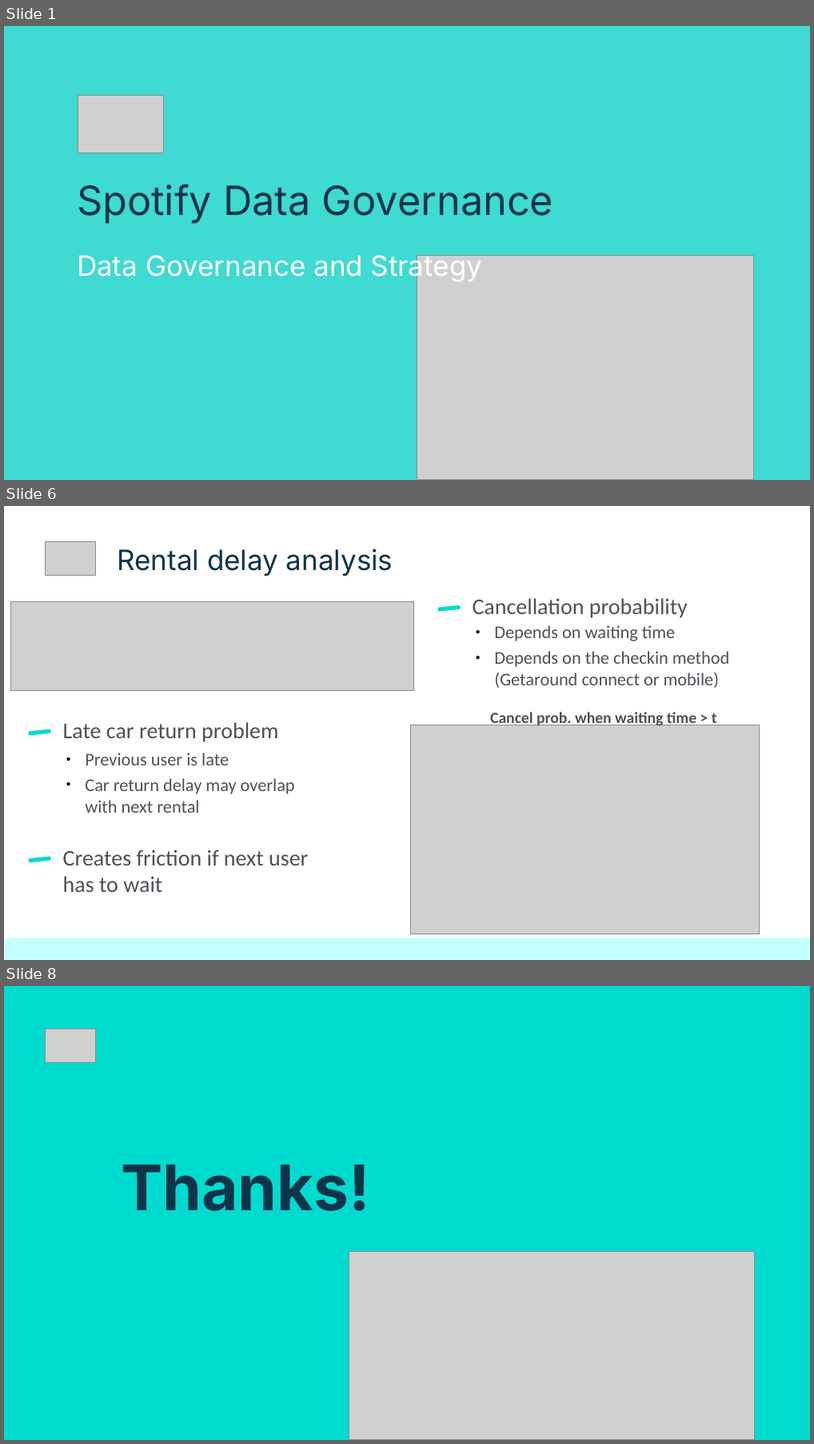
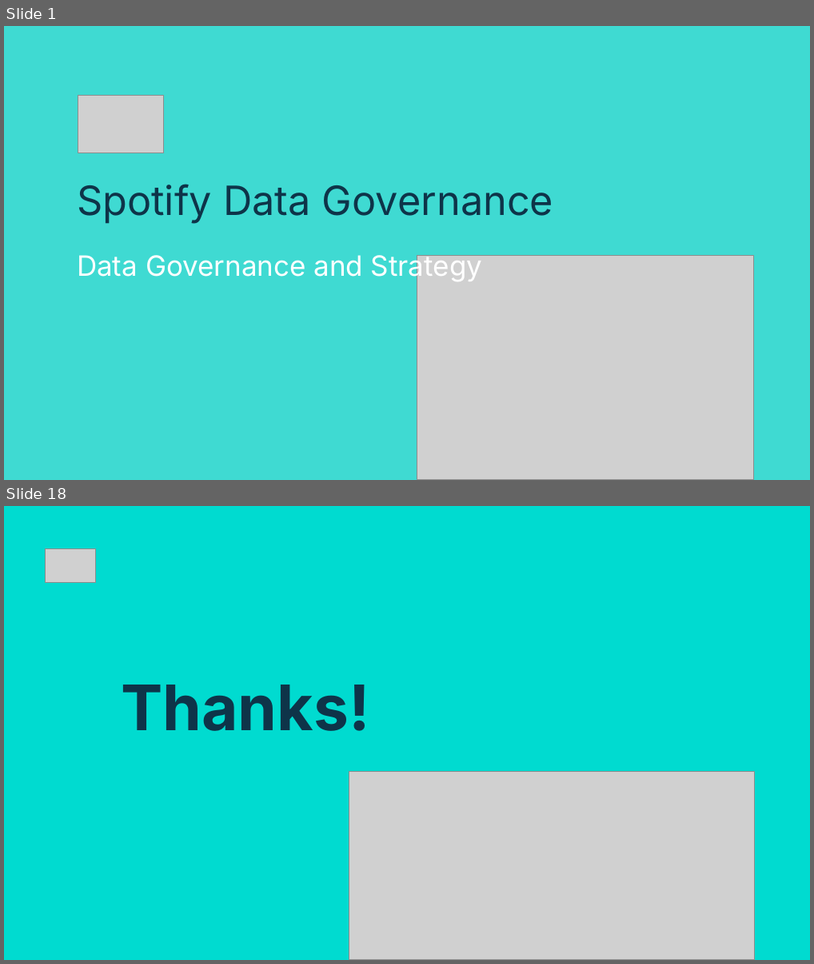
Before and after one commit to netesf13d/jedha-projects, a slide deck: 2-01-Spotify_Data_Governance/presentation/Presentation - 2-01 - Spotify Data Governance.odp. Shown one above the other, each under a label of ours: slides 1, 6 and 8 before the commit, slides 1 and 18 after it; the slides between them are not shown. The pictures are 814x1444 and 814x964 pixels, drawn with LibreOffice and Linux fonts; fonts in the diff are those of the drawing; grey boxes stand for pictures. Boxes give left, top, right and bottom in pixels: in the first picture for what was removed or moved away, otherwise in the second. Text is boxed around its words. In the diff, an @@ line names an element or a change of style, - is before the commit and + after.

```diff
--- a/2-01-Spotify_Data_Governance/presentation/Presentation - 2-01 - Spotify Data Governance.odp
+++ b/2-01-Spotify_Data_Governance/presentation/Presentation - 2-01 - Spotify Data Governance.odp
@@ slide 6 removed at bbox=[4, 506, 810, 960], background #FFFFFF @@
@@ picture removed at bbox=[45, 541, 96, 576] @@
@@ title removed at bbox=[118, 548, 394, 576] @@
-Rental delay analysis
@@ title removed at bbox=[473, 598, 688, 618] @@
-Cancellation probability
@@ picture removed at bbox=[10, 602, 414, 691] @@
@@ rounded rectangle removed at bbox=[438, 605, 462, 612] @@
@@ title removed at bbox=[494, 625, 675, 641] @@
-● Depends on waiting time
@@ title removed at bbox=[494, 651, 730, 688] @@
-● Depends on the checkin method
-  (Getaround connect or mobile)
@@ title removed at bbox=[490, 710, 718, 726] @@
-Cancel prob. when waiting time > t
@@ rounded rectangle removed at bbox=[28, 729, 52, 736] @@
@@ title removed at bbox=[63, 722, 278, 742] @@
-Late car return problem
@@ picture removed at bbox=[411, 724, 761, 934] @@
@@ title removed at bbox=[85, 752, 229, 765] @@
-● Previous user is late
@@ title removed at bbox=[85, 778, 295, 812] @@
-● Car return delay may overlap with next rental
@@ rounded rectangle removed at bbox=[28, 856, 52, 862] @@
@@ title removed at bbox=[63, 849, 308, 892] @@
-Creates friction if next user has to wait
@@ rectangle removed at bbox=[5, 937, 810, 959] @@
@@ what was slide 8 is now slide 18 @@
```
Also in this commit, not shown: 16 slides added, 5 other slides removed, 6 other files.
